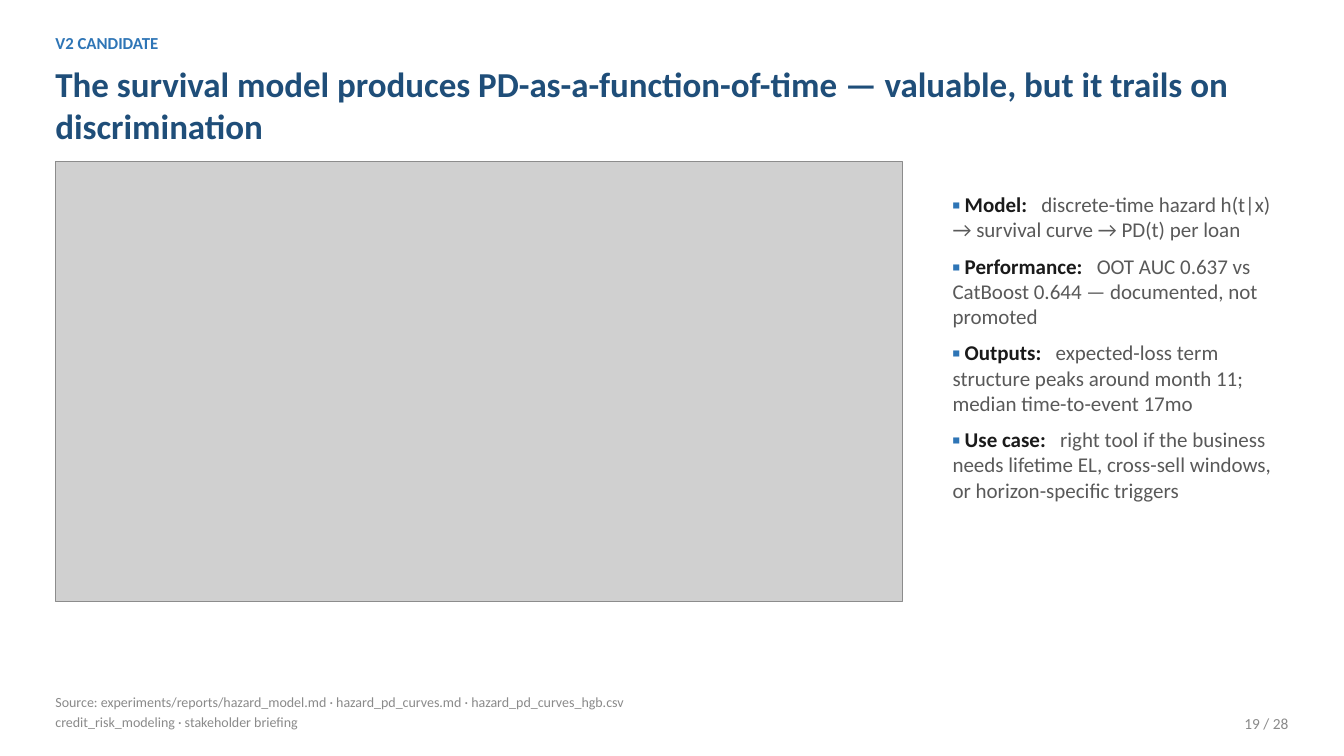
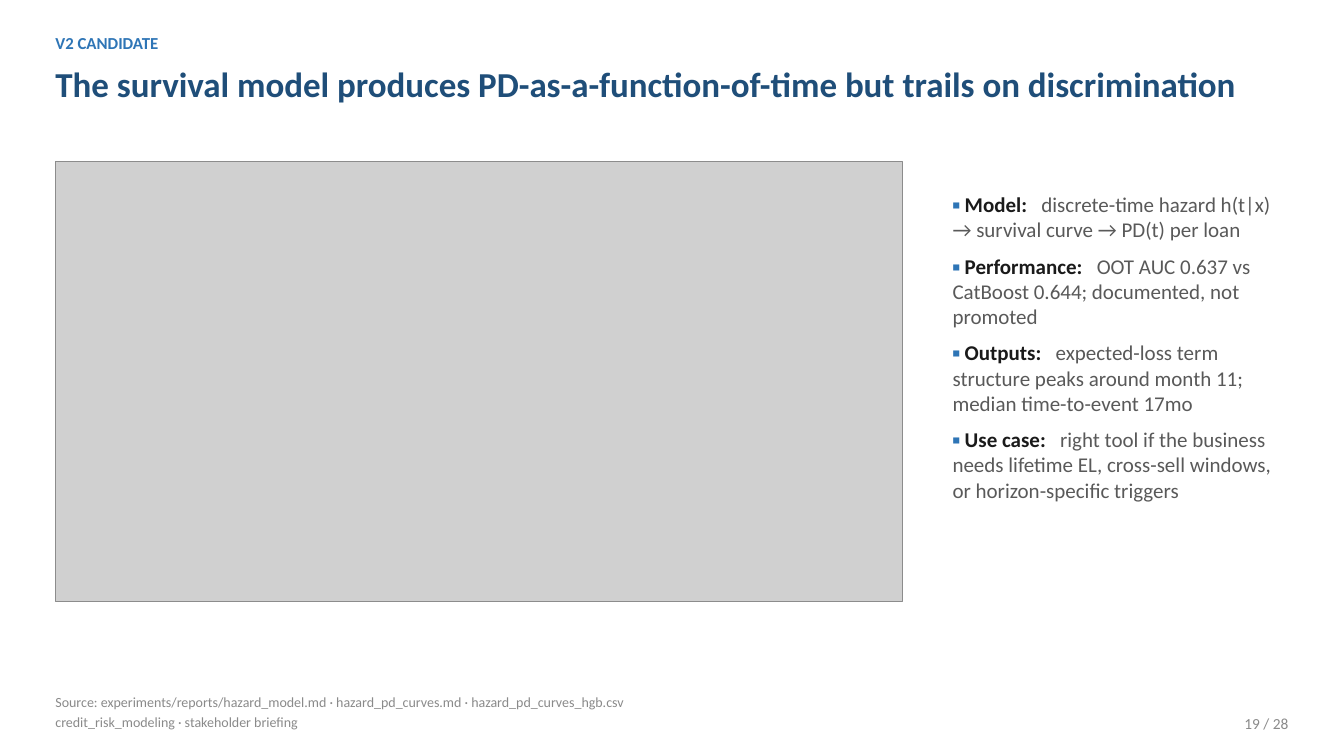
Before and after one commit to tommyalba/credit_risk_idx-partners, a slide deck: slide 19 of presentations/stakeholder_deck.pptx. Drawn at 1344x756 pixels with LibreOffice and Linux fonts; fonts in the diff are those of the drawing; grey boxes stand for pictures. Boxes give left, top, right and bottom in pixels: in the first picture for what was removed or moved away, otherwise in the second. Text is boxed around its words. In the diff, an @@ line names an element or a change of style, - is before the commit and + after.

```diff
--- a/presentations/stakeholder_deck.pptx
+++ b/presentations/stakeholder_deck.pptx
@@ text at <box>55,72,1236,103</box>: text changed @@
-The survival model produces PD-as-a-function-of-time — valuable, but it trails on discrimination
+The survival model produces PD-as-a-function-of-time but trails on discrimination
@@ text at <box>953,259,1251,328</box>: text changed @@
-▪ Performance: OOT AUC 0.637 vs CatBoost 0.644 — documented, not promoted
+▪ Performance: OOT AUC 0.637 vs CatBoost 0.644; documented, not promoted
```
Also in this commit, not shown: 23 other slides changed, 2 other files.
